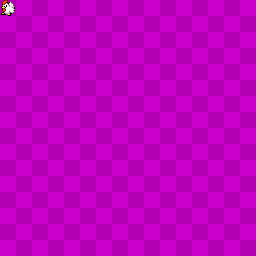
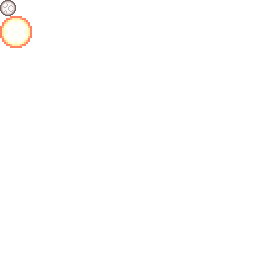
Layer changes from the first 256 × 256 image to the second:
painted on "New Layer" over [0, 0, 32, 48]
hid "Background" over [0, 0, 256, 256]
